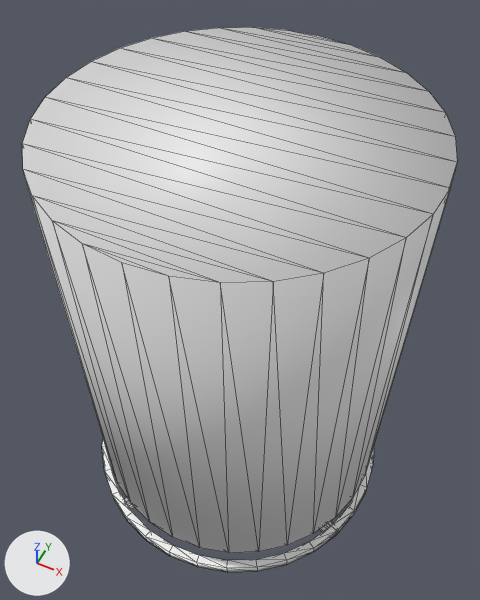
What one commit did to the glTF model Top_Load_High_Speed_Agitate/highSpeedAgitateAni1.glb.
Before and after are seen from a camera (50 mm lens) standing at (11.2, -22.4, 31.8) and looking at (-0.5, 1.0, 2.6). Lighting does not change. The marker at lower left points along +X, +Y and +Z. Mesh edges are drawn as thin lines. Where no turn or scale is listed for an object, it has been applied to the vertices. Vertices at the same position are counted once.

In view in the first picture: 'basket', 'beltPulley'.
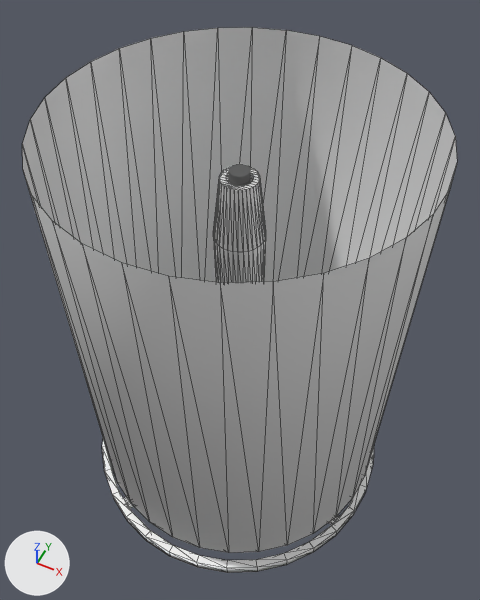
Location of each change, (x1, y1, x2, y2) in pixels of the pictures (480 x 600 px):
part 1 of me_cylinder_005, deleted
    before: (22, 27, 457, 283)
'agitator', unchanged, uncovered by the edit
    after: (213, 166, 266, 283)

The change, as a diff of the scene's bpy script:
```diff
--- a/Top_Load_High_Speed_Agitate/highSpeedAgitateAni1.glb.py
+++ b/Top_Load_High_Speed_Agitate/highSpeedAgitateAni1.glb.py
@@ me_cylinder_005 @@
 # used by ob_basket; location = (0.0, 0.0, 2.96)
-me_cylinder_005.from_pydata(...)  # 64 vertices, 124 faces; spans x -9.3..9.3, y -9.3..9.3, z -12.1..12.1
-me_cylinder_005.materials.append(mat_basketcolor)  # white #e7e7e7
+me_cylinder_005.from_pydata(...)  # 64 vertices, 94 faces; spans x -9.3..9.3, y -9.3..9.3, z -12.1..12.1
+# me_cylinder_005 part 1
+# 30 faces are deleted
+me_cylinder_005.materials.append(mat_pulleyteethcolor_001)  # white #e7e7e7
```
